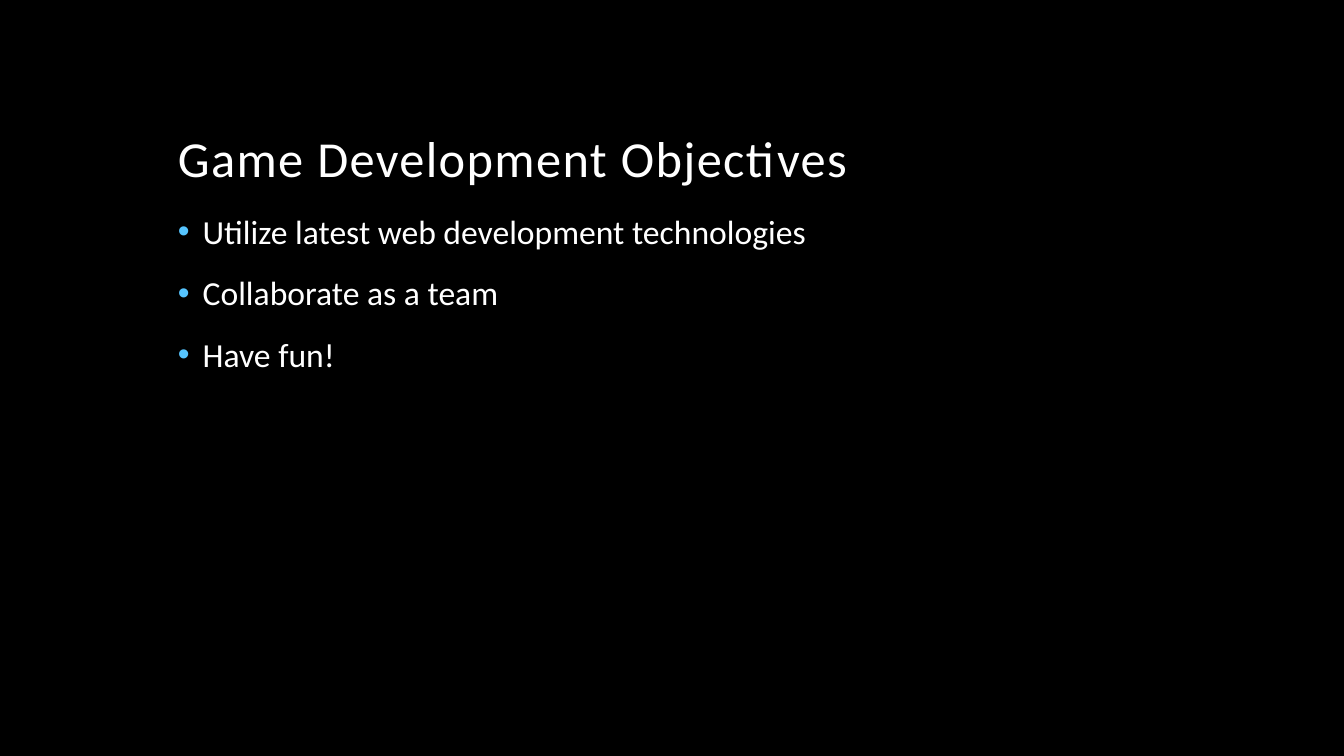
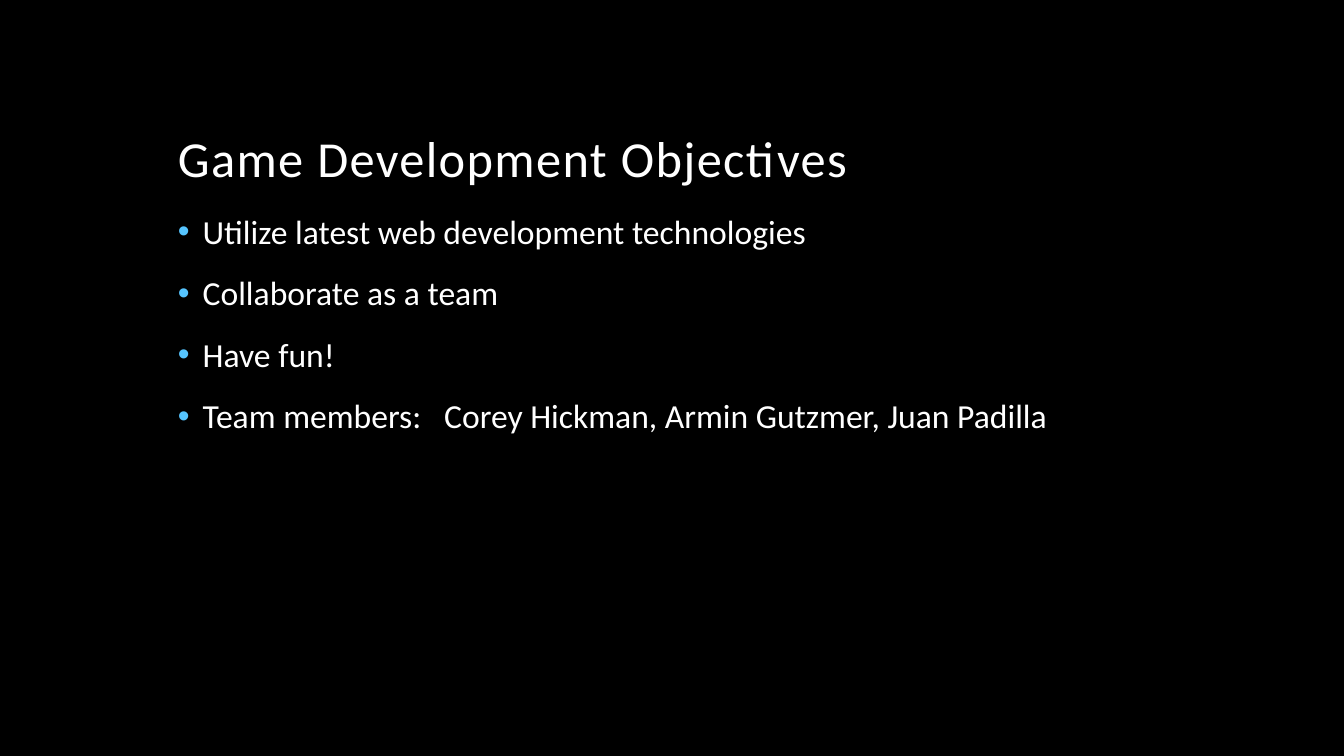
Before and after one commit to CoreyDH/Rangama, a slide deck: slide 2 of Anagram Presentation.pptx. Drawn at 1344x756 pixels with LibreOffice and Linux fonts; fonts in the diff are those of the drawing; background and template pictures are left out. Boxes give left, top, right and bottom in pixels: in the first picture for what was removed or moved away, otherwise in the second. Text is boxed around its words. In the diff, an @@ line names an element or a change of style, - is before the commit and + after.

```diff
--- a/Anagram Presentation.pptx
+++ b/Anagram Presentation.pptx
@@ text at <box>203,404,1047,434</box>: paragraph added @@
+• Team members: Corey Hickman, Armin Gutzmer, Juan Padilla
```
Also in this commit, not shown: 3 other slides changed, 1 other file.
